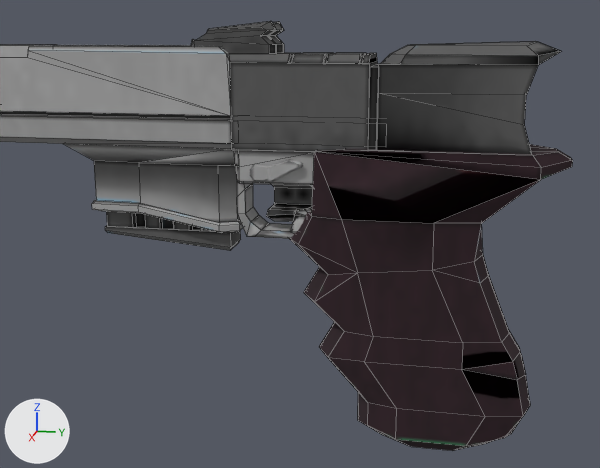
A saved change to the OBJ model Assets/Model/Handgun.obj.
Both versions are drawn from a 50 mm lens placed at (3.047, 1.072, 0.536), pointed at (0.162, 0.495, -0.185). Every picture has the same lights, and +X, +Y and +Z are marked at lower left. The older version comes first. Mesh edges are drawn as thin lines on the coarser meshes. Where no turn or scale is listed for an object, it has been applied to the vertices. Vertices at exactly the same position are counted once.

The older version as bpy lines, for what is in view:
```python
me_mesh_008 = bpy.data.meshes.new('mesh.008')
me_mesh_008.from_pydata(...)  # 34 vertices, 33 faces; spans x -0.125..0.125, y 0.762..1.374, z 0.123..0.497
me_mesh_008.materials.append(mat_m_59abaa68_a3b9_1532_03ad_06827bc83e58)  # picture img_texture_png
me_mesh_010 = bpy.data.meshes.new('mesh.010')
me_mesh_010.from_pydata(...)  # 114 vertices, 119 faces; spans x -0.145..0.155, y 0.419..1.438, z -1.025..0.125
me_mesh_010.materials.append(mat_m_59abaa68_a3b9_1532_03ad_06827bc83e58)  # picture img_texture_png
# before: 0 (0.124, 0.531, -0.125) at pixel (311, 216), 10 (-0.145, 0.544, 0.115), 15 (0.149, 1.325, 0.042) at pixel (540, 179), 17 (0.149, 0.544, 0.115) at pixel (314, 151), 20 (0.155, 0.645, -0.125) at pixel (341, 219)
# before: 21 (0.155, 0.973, -0.125) at pixel (433, 223), 26 (-0.145, 1.325, 0.083), 113 (-0.145, 1.325, 0.042)
me_mesh_selection_002 = bpy.data.meshes.new('mesh_selection.002')
me_mesh_selection_002.from_pydata(...)  # 28 vertices, 19 faces; spans x -0.031..0.031, y 0.338..0.525, z -0.172..-0.016
me_mesh_selection_002.materials.append(mat_m_59abaa68_a3b9_1532_03ad_06827bc83e58)  # picture img_texture_png
ob_mesh_008 = bpy.data.objects.new('mesh.008', me_mesh_008)
ob_mesh_008.location = (0.0, 0.0, 0.0)
ob_mesh_010 = bpy.data.objects.new('mesh.010', me_mesh_010)
ob_mesh_010.location = (0.0, 0.0, 0.0)
ob_mesh_selection_002 = bpy.data.objects.new('mesh_selection.002', me_mesh_selection_002)
ob_mesh_selection_002.location = (0.0, 0.0, 0.0)
# also in view: 'mesh.004' at (0.0, 0.388, -0.125); 'mesh.007' at (0.0, 0.475, 0.281); 'mesh.001' at (0.062, 0.222, 0.509); 'Magazine' at (0.0, -0.05, -0.102); 'mesh.005' at (0.0, 0.388, 0.047)
```
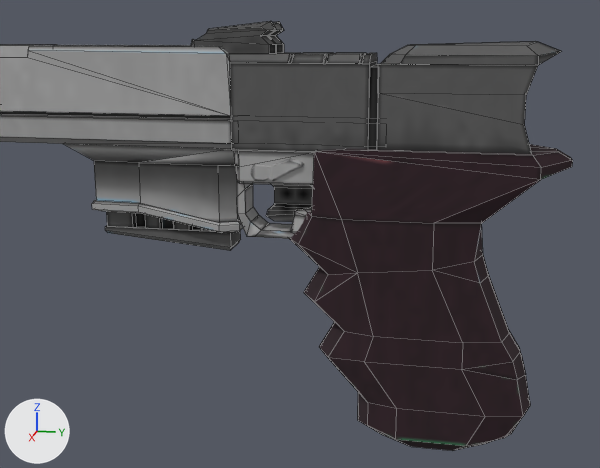
Patch to the scene script:
```diff
--- a/Assets/Model/Handgun.obj.py
+++ b/Assets/Model/Handgun.obj.py
@@ me_mesh_008 @@
 me_mesh_008.from_pydata(...)  # 34 vertices, 33 faces; spans x -0.125..0.125, y 0.762..1.374, z 0.123..0.497
 # used by ob_mesh_008; location = (0.0, 0.0, 0.0)
+# me_mesh_008 part 1: 1 kept faces spanning x 0.042..0.125, y 1.293..1.374, z 0.422..0.465 get new texture (UV) coordinates
 me_mesh_008.materials.append(mat_m_59abaa68_a3b9_1532_03ad_06827bc83e58)
@@ me_mesh_010 @@
 me_mesh_010.from_pydata(...)  # 114 vertices, 119 faces; spans x -0.145..0.155, y 0.419..1.438, z -1.025..0.125
 # used by ob_mesh_010; location = (0.0, 0.0, 0.0)
 # verts and faces of me_mesh_010; kept vertices keep their numbers, new ones are numbered from 114
+# me_mesh_010 part 2
+delete_faces([(0, 17, 20), (15, 21, 20, 17), (10, 113, 26)])
+faces += [(10, 26, 113), (0, 20, 17), (15, 17, 20, 21)]
+# me_mesh_010 part 3: 2 kept faces spanning x -0.145..0.155, y 1.094..1.325, z -0.703..-0.633 get new texture (UV) coordinates
 me_mesh_010.materials.append(mat_m_59abaa68_a3b9_1532_03ad_06827bc83e58)
```

Changed parts and their boxes (x1, y1, x2, y2) in the pictures (600 x 468 px; the box of a moved part takes in the faces that stretch with it):
part 1 of me_mesh_008, surface changed: (538, 52, 560, 65) in both
part 2 of me_mesh_010, moved or reshaped: (312, 152, 539, 223) in both
part 3 of me_mesh_010, surface changed: (464, 362, 517, 380) in both
